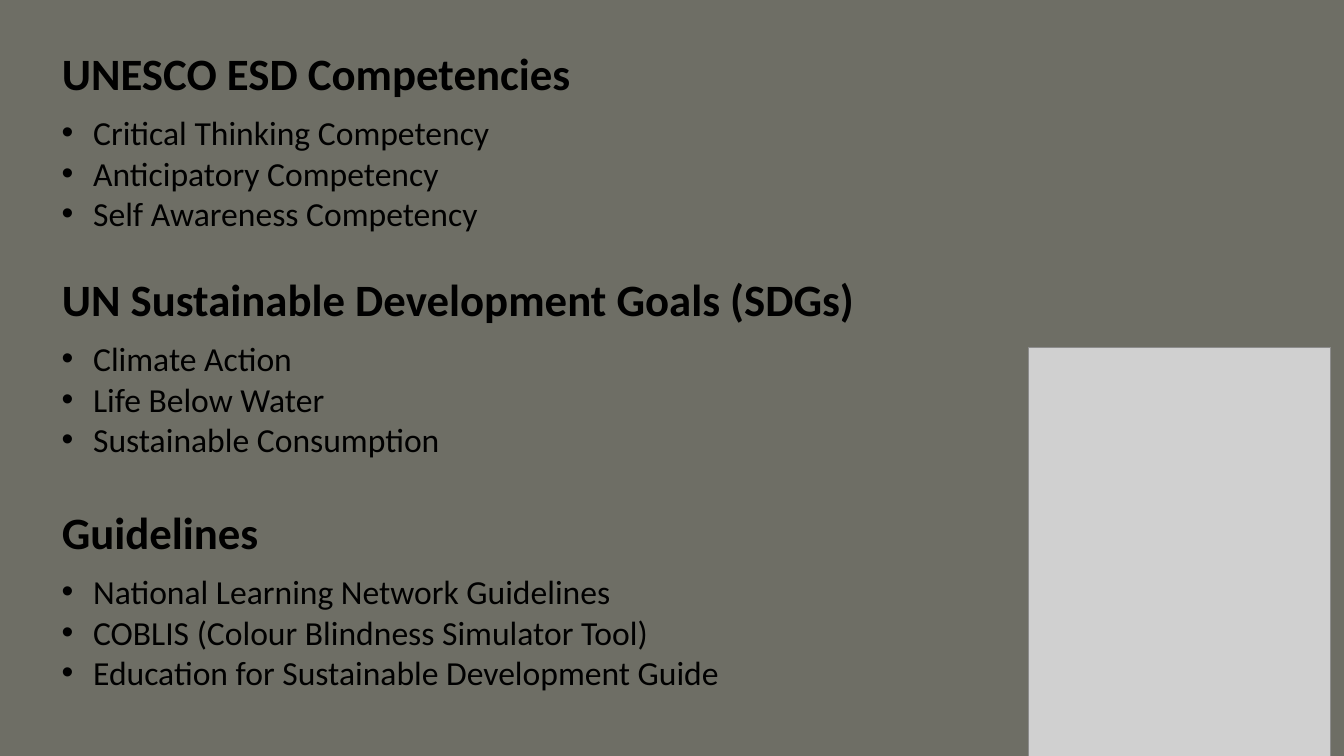
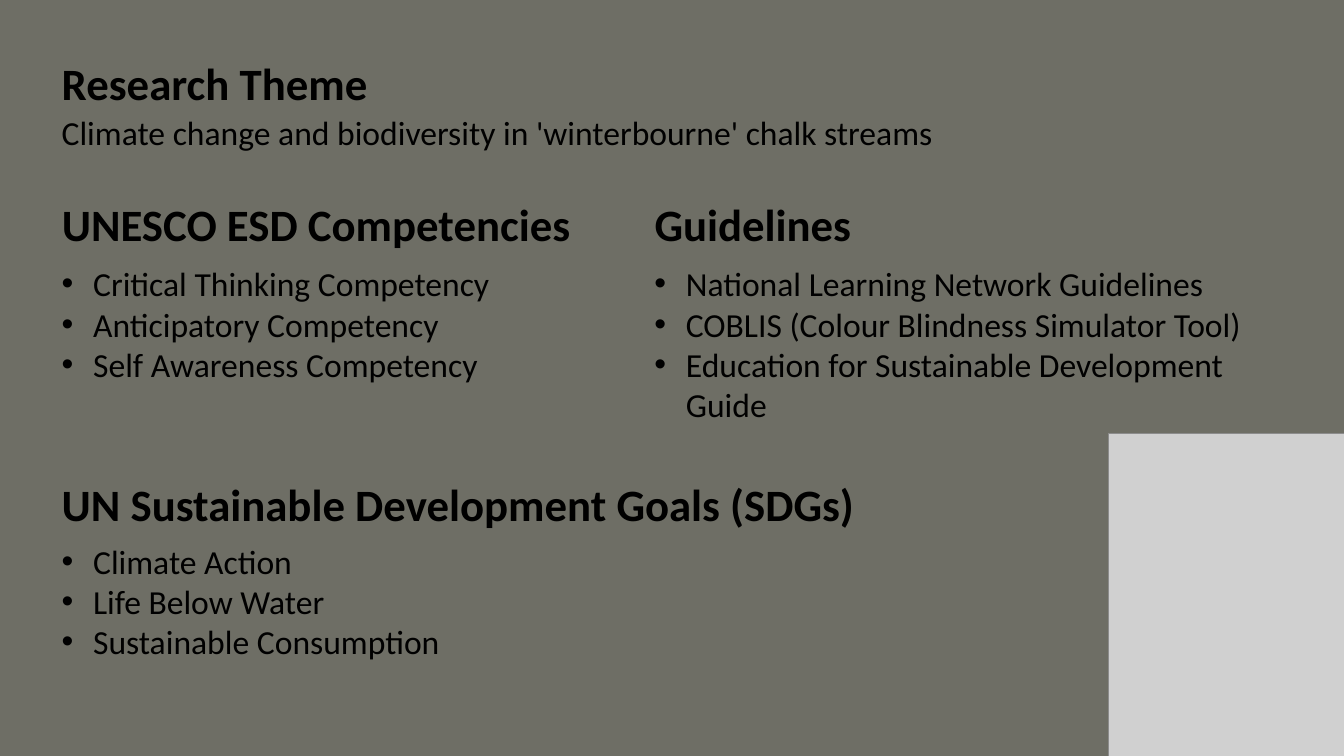
Before and after one commit to Hannah-Ashna/Winterbourne-Babysitter-Game, a slide deck: slide 2 of Documentation/Winterbourne Babysitter.pptx (slide 4 before the commit). Drawn at 1344x756 pixels with LibreOffice and Linux fonts; fonts in the diff are those of the drawing; grey boxes stand for pictures. Boxes give left, top, right and bottom in pixels: in the first picture for what was removed or moved away, otherwise in the second. Text is boxed around its words. In the diff, an @@ line names an element or a change of style, - is before the commit and + after.

```diff
--- a/Documentation/Winterbourne Babysitter.pptx
+++ b/Documentation/Winterbourne Babysitter.pptx
@@ text added at bbox=[62, 68, 368, 100], 32 pt, text #000000, bold @@
+Research Theme
@@ text added at bbox=[62, 122, 932, 151], 24 pt, text #000000 @@
+Climate change and biodiversity in 'winterbourne' chalk streams
@@ title "UNESCO ESD Competencies": place and size @@
-title "UNESCO ESD Competencies" at bbox=[62, 58, 570, 97]
+title "UNESCO ESD Competencies" at bbox=[62, 209, 570, 248]
@@ text "Guidelines": place and size @@
-text "Guidelines" at bbox=[62, 517, 258, 549]
+text "Guidelines" at bbox=[655, 209, 851, 241]
@@ text "Critical Thinking Competency": place and size @@
-text "Critical Thinking Competency" at bbox=[93, 122, 489, 232]
+text "Critical Thinking Competency" at bbox=[93, 273, 489, 383]
@@ text "National Learning Network Guidelines" rewrapped from bbox=[93, 581, 719, 691] to bbox=[686, 273, 1241, 417] @@
@@ picture: place and size @@
-picture at bbox=[1028, 348, 1331, 756]
+picture at bbox=[1109, 434, 1344, 756]
@@ text "UN Sustainable Development Goals (SDGs)": place and size @@
-text "UN Sustainable Development Goals (SDGs)" at bbox=[62, 283, 854, 323]
+text "UN Sustainable Development Goals (SDGs)" at bbox=[62, 488, 854, 528]
@@ text "Climate Action": place and size @@
-text "Climate Action" at bbox=[93, 348, 439, 458]
+text "Climate Action" at bbox=[93, 551, 439, 660]
```
Also in this commit, not shown: 1 other slide changed, 3 slides added.
